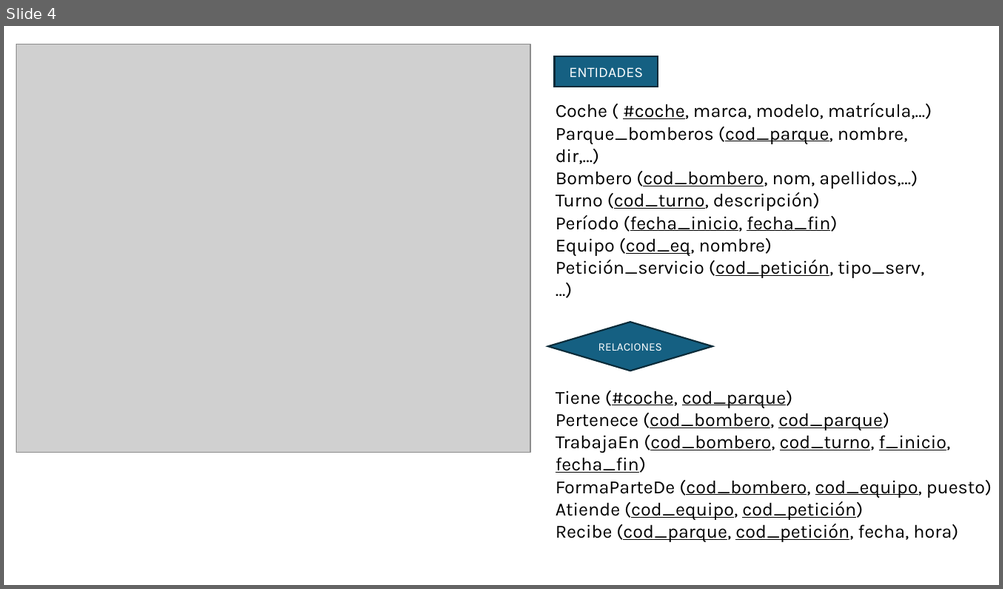
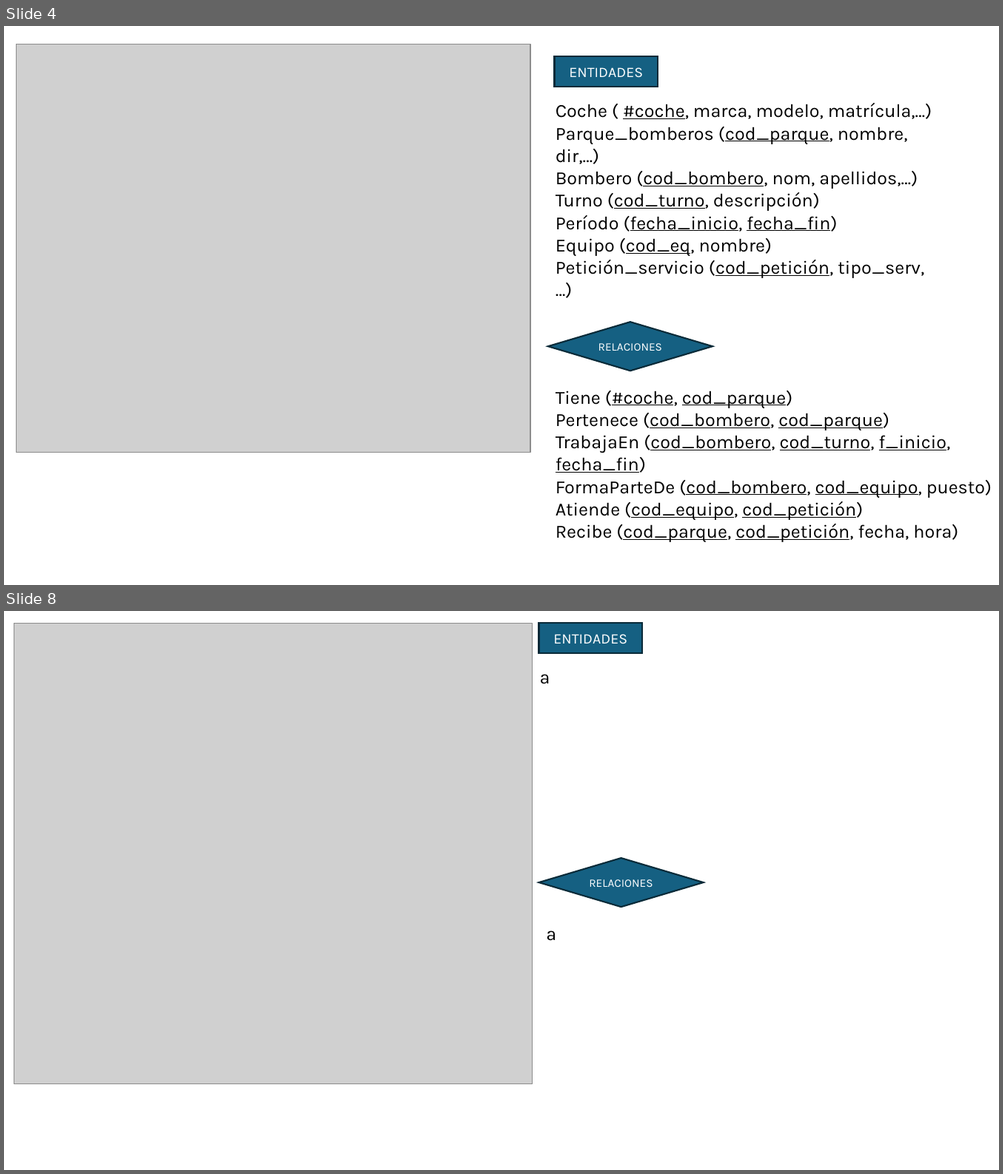
Before and after one commit to AchillesD9-Alex/-2024-Java-Angular-Bootcamp, a slide deck: [JAVA]/C3/TA13/ta13.pptx. Shown one above the other, each under a label of ours: slide 4 before the commit, slides 4 and 8 after it; the slides between them are not shown. The pictures are 1003x589 and 1003x1174 pixels, drawn with LibreOffice and Linux fonts; fonts in the diff are those of the drawing; grey boxes stand for pictures. Boxes give left, top, right and bottom in pixels: in the first picture for what was removed or moved away, otherwise in the second. Text is boxed around its words. In the diff, an @@ line names an element or a change of style, - is before the commit and + after.

```diff
--- a/[JAVA]/C3/TA13/ta13.pptx
+++ b/[JAVA]/C3/TA13/ta13.pptx
@@ slide 8 added at bbox=[4, 611, 999, 1170], background #FFFFFF @@
@@ picture added at bbox=[14, 623, 533, 1085] @@
@@ rectangle added at bbox=[539, 623, 643, 652], fill #156082, outline #092A39 1.5 pt, 14 pt, text #FFFFFF @@
+ENTIDADES
@@ text added at bbox=[540, 674, 550, 684], 18 pt, text #000000 @@
+a
@@ diamond added at bbox=[539, 858, 703, 907], fill #156082, outline #092A39 1.5 pt, 11 pt, text #FFFFFF @@
+RELACIONES
@@ text added at bbox=[546, 931, 556, 941], 18 pt, text #000000 @@
+a
```
Also in this commit, not shown: 3 other slides added, 4 other files.
